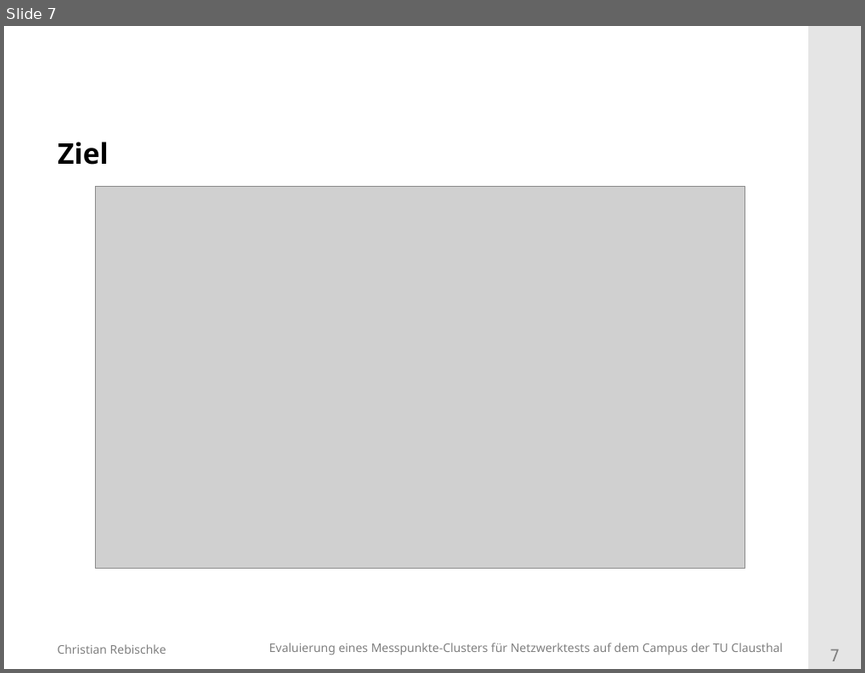
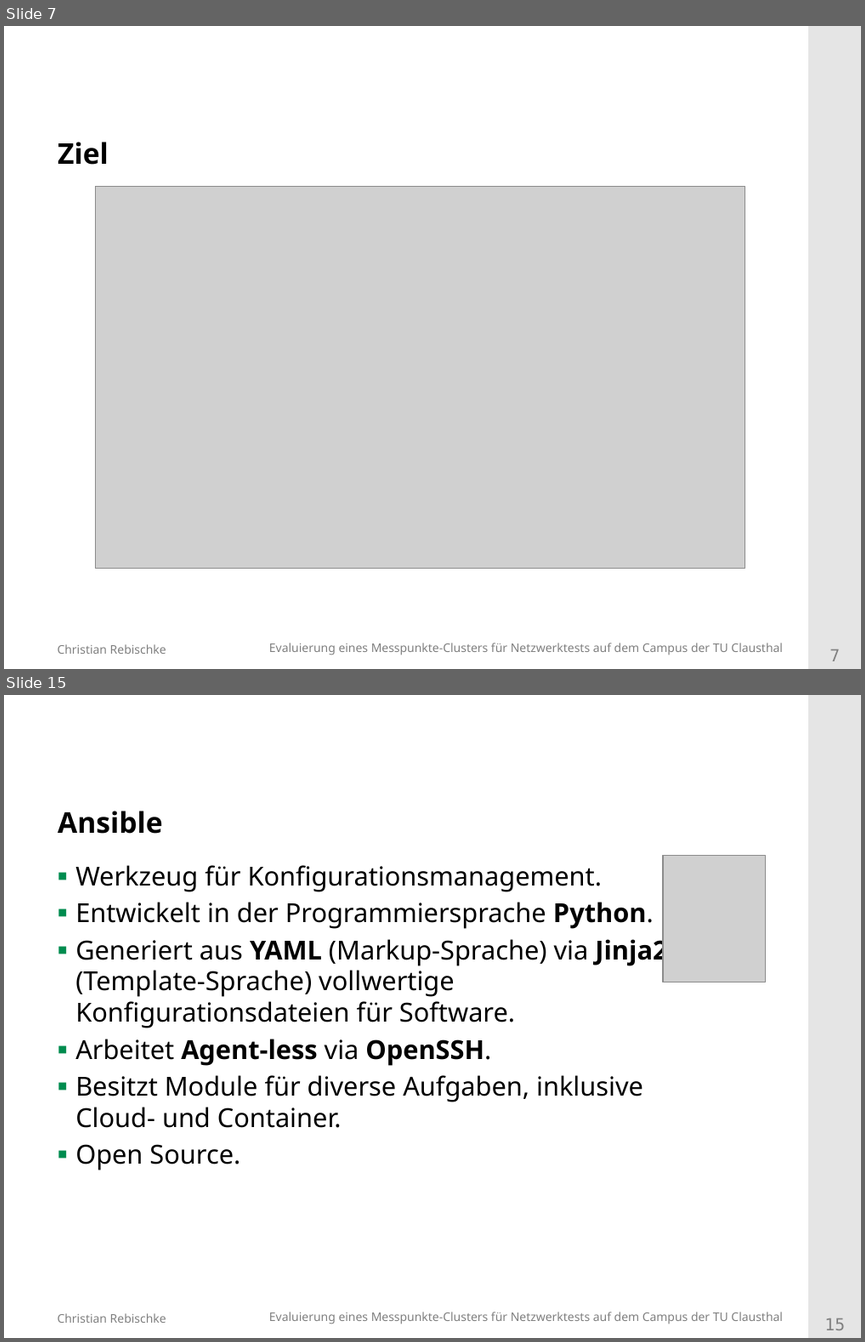
Before and after one commit to shibumi/bachelor-kolloquium, a slide deck: vortrag.odp. Shown one above the other, each under a label of ours: slide 7 before the commit, slides 7 and 15 after it; the slides between them are not shown. The pictures are 865x673 and 865x1342 pixels, drawn with LibreOffice and Linux fonts; fonts in the diff are those of the drawing; grey boxes stand for pictures; background and template pictures are left out. Boxes give left, top, right and bottom in pixels: in the first picture for what was removed or moved away, otherwise in the second. Text is boxed around its words. In the diff, an @@ line names an element or a change of style, - is before the commit and + after.

```diff
--- a/vortrag.odp
+++ b/vortrag.odp
@@ slide 15 added at <box>4,695,861,1338</box>, background #FFFFFF; not listed: 4 template elements that a slide beside it also shows @@
@@ title added at <box>58,811,163,834</box>, 24 pt, text #000000, bold @@
+Ansible
@@ text added at <box>75,865,667,1170</box>, 22 pt, text #000000 @@
+▪ Werkzeug für Konfigurationsmanagement.
+▪ Entwickelt in der Programmiersprache Python.
+▪ Generiert aus YAML (Markup-Sprache) via Jinja2 (Template-Sprache) vollwertige Konfigurationsdateien für Software.
+▪ Arbeitet Agent-less via OpenSSH.
+▪ Besitzt Module für diverse Aufgaben, inklusive Cloud- und Container.
+▪ Open Source.
@@ picture added at <box>663,855,766,982</box> @@
```
Also in this commit, not shown: 4 slides changed, 7 other slides added, 5 other files.
